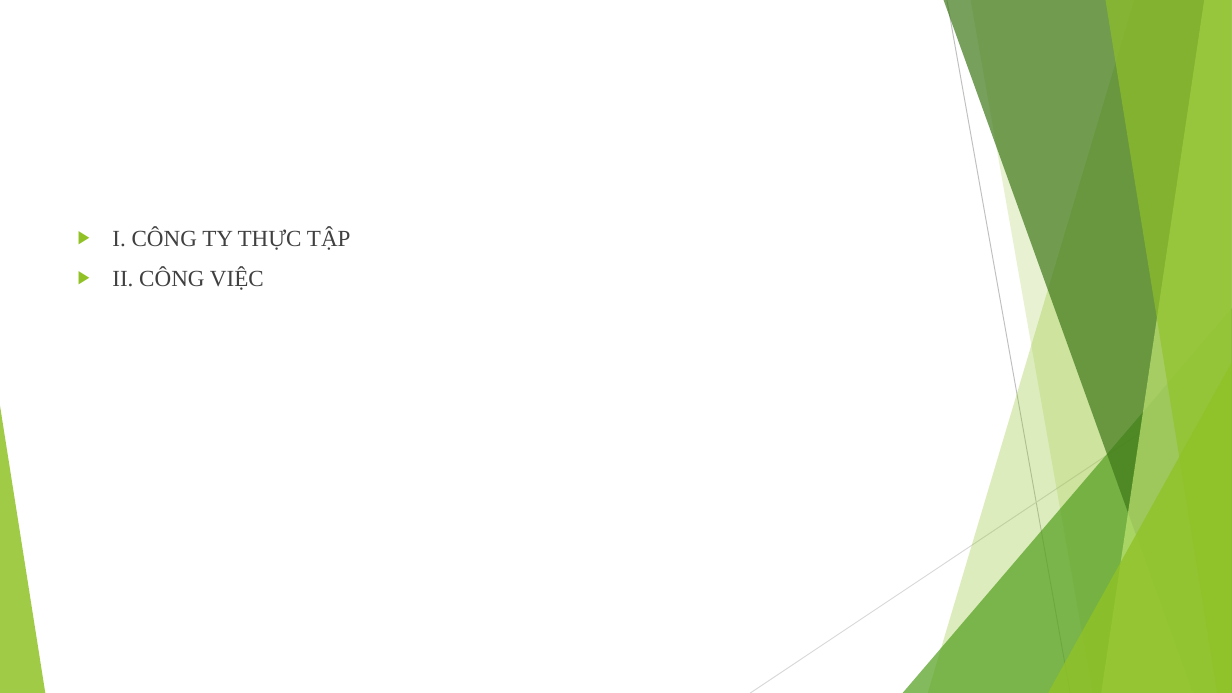
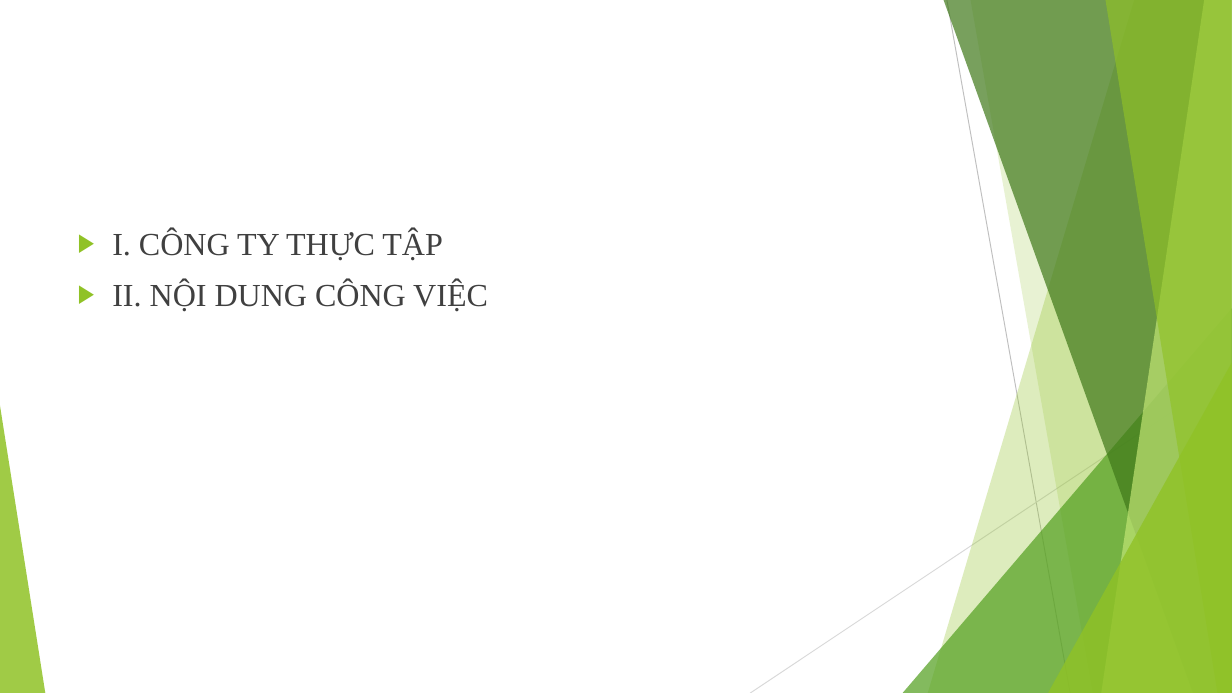
Before and after one commit to dotrunghieu0903/ThucTap, a slide deck: slide 2 of Slide.pptx (slide 5 before the commit). Drawn at 1232x693 pixels with LibreOffice and Linux fonts; fonts in the diff are those of the drawing. Boxes give left, top, right and bottom in pixels: in the first picture for what was removed or moved away, otherwise in the second. Text is boxed around its words. In the diff, an @@ line names an element or a change of style, - is before the commit and + after.

Commit message:
update slide

```diff
--- a/Slide.pptx
+++ b/Slide.pptx
@@ text at (112,229,443,261): size 18 to 25 pt in "I. CÔNG TY THỰC TẬP" @@
@@ text at (112,281,488,312): text changed; size 18 to 25 pt @@
-▶ II. CÔNG VIỆC
+▶ II. NỘI DUNG CÔNG VIỆC
```
Also in this commit, not shown: 3 slides added, 3 slides removed.
